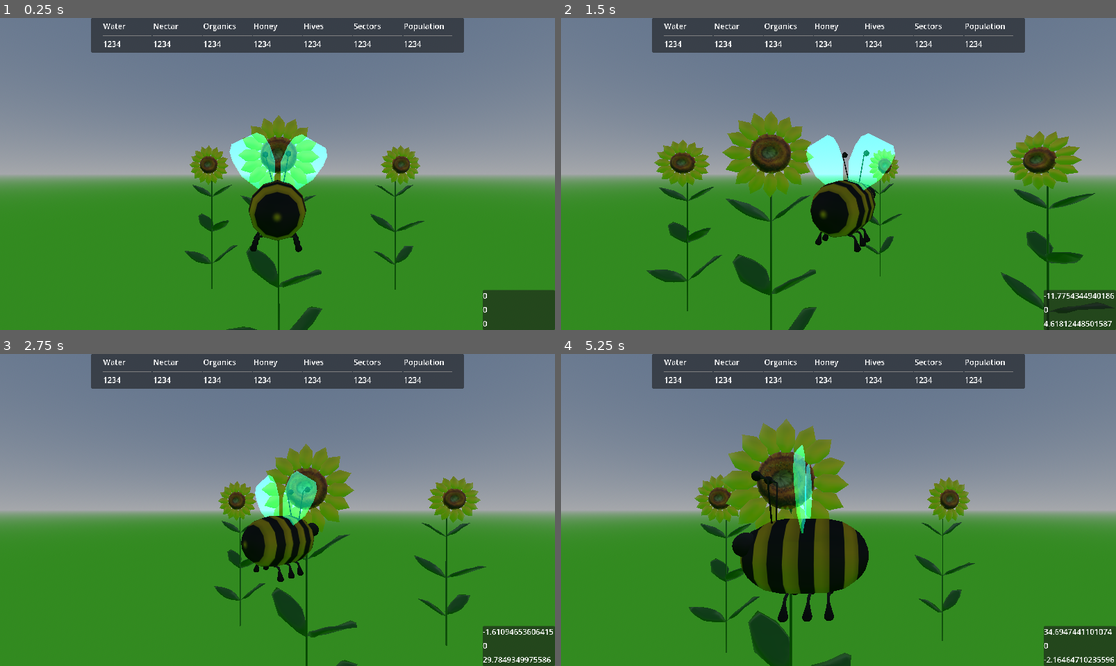
Above: before the commit, frames 1-4 (two rows, left to right).
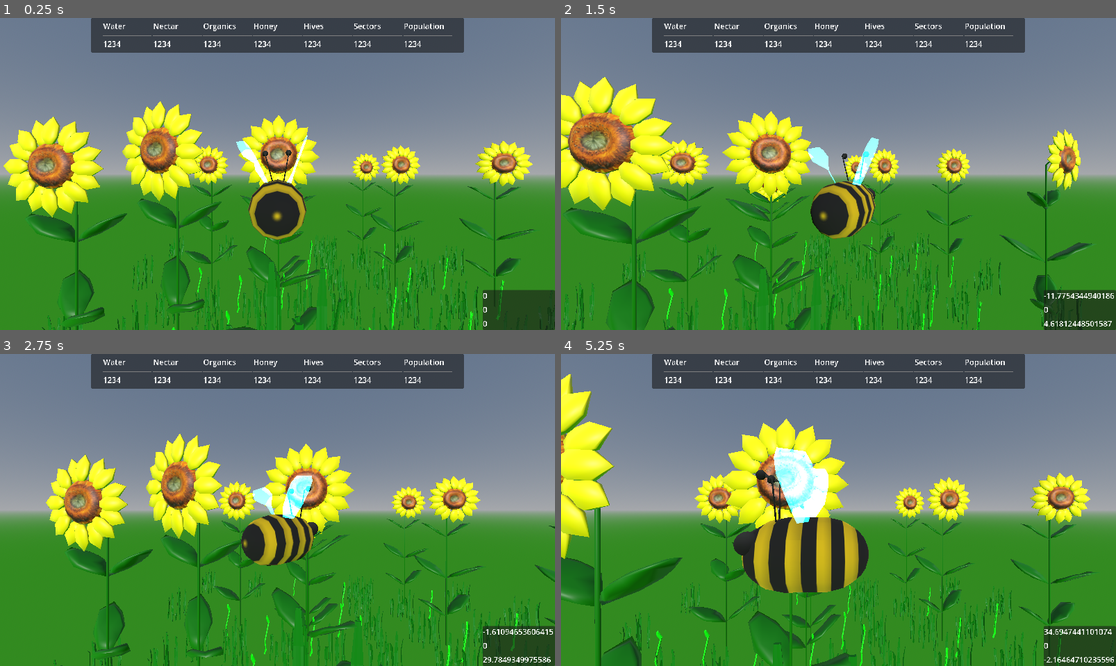
Above: after the commit, the same moments.

Repository: chocolandTV/bee-hiverimps
Game: Godot game, scene res://scenes/_game/game.tscn
Two runs of this game, one before a commit and one after it. Both use one fixed random seed, a clock stepped at 60 frames per second and the inputs below.
Inputs (mouse positions are in pixels of both pictures, inside the frame that each line leads up to):
- Up to frame 1 (0.25 s): no input
- Up to frame 2 (1.5 s): move the mouse to (866, 174) at 0.52 s; hold Right mouse button (right_click) 0.53-1.28 s; hold W (move_forward) from 0.53 s (still down); click (866, 174) at 0.67 s; move the mouse to (810, 174) at 1.27 s; right-click (810, 174) at 1.35 s
- Up to frame 3 (2.75 s): keep holding W (move_forward); move the mouse to (288, 503) at 2.02 s; hold Right mouse button (right_click) from 2.03 s (still down)
- Up to frame 4 (5.25 s): keep holding W (move_forward); move the mouse to (832, 516) at 2.77 s; release Right mouse button (right_click) at 2.78 s; right-click (832, 516) at 2.85 s; click (832, 516) at 2.92 s; move the mouse to (877, 513) at 3.52 s; hold Right mouse button (right_click) 3.53-4.28 s; move the mouse to (794, 506) at 4.27 s; right-click (794, 506) at 4.35 s; move the mouse to (844, 510) at 5.02 s; hold Right mouse button (right_click) from 5.03 s (still down); click (844, 510) at 5.17 s

The runs differ from the first frame. In frame 1, 21% of the frame differs, in the area x 0-100%, y 26-100%; in frame 2, 24%, in the area x 0-100%, y 18-100%; in frame 3, 19%; in frame 4, 23%.

Commit message:
grass,hive

Diff:
--- a/scenes/_game/game.tscn
+++ b/scenes/_game/game.tscn
@@ -1,10 +1,12 @@
-[gd_scene load_steps=7 format=3 uid="uid://10o7abboi48p"]
-
+[gd_scene load_steps=9 format=3 uid="uid://10o7abboi48p"]
+
+[ext_resource type="PackedScene" uid="uid://wbvmp7qbi0xw" path="res://scenes/objects/hive_01.tscn" id="1_1exdv"]
 [ext_resource type="PackedScene" uid="uid://djdnup6u2od52" path="res://scenes/objects/sunf_lower.tscn" id="1_08la1"]
+[ext_resource type="PackedScene" uid="uid://b3ksoestnon2y" path="res://scenes/objects/grass_02_bulk.tscn" id="1_8xcln"]
 [ext_resource type="PackedScene" uid="uid://bakjg7lmdboxx" path="res://scenes/characters/Bee_player.tscn" id="2_5dbd4"]
+[ext_resource type="PackedScene" uid="uid://ceaq50ybm5c31" path="res://scenes/objects/grass_01_solo.tscn" id="2_rmus4"]
+[ext_resource type="PackedScene" uid="uid://bpj8hrbmy3pji" path="res://scenes/objects/grass_03_big.tscn" id="3_5wb30"]
 [ext_resource type="PackedScene" uid="uid://cc7keg0pkgr2d" path="res://scenes/Game_Camera.tscn" id="3_qhusv"]
-[ext_resource type="PackedScene" uid="uid://dqnwjn7m2bolx" path="res://scenes/AI/makro_ai.tscn" id="4_xcci7"]
-[ext_resource type="PackedScene" uid="uid://b60euih65a4qy" path="res://scenes/AI/mikro_ai.tscn" id="5_0pq0v"]
 [ext_resource type="Environment" uid="uid://dqgx2xd3lwjpw" path="res://resources/enviroment.tres" id="7_63ppr"]
 
 [node name="Game_World" type="Node3D"]
@@ -13,13 +15,216 @@
 
 [node name="Wasp_Fraction" type="Node3D" parent="."]
 
-[node name="Wasp_Hive" type="Node3D" parent="."]
+[node name="Hives" type="Node3D" parent="."]
+
+[node name="hive" parent="Hives" instance=ExtResource("1_1exdv")]
+transform = Transform3D(56.075, 0, 0, 0, 56.075, 0, 0, 0, 56.075, 527.684, -7.53206, -667.103)
 
 [node name="Hornet_Fraction" type="Node3D" parent="."]
 
-[node name="Hornet_Hive" type="Node3D" parent="."]
-
 [node name="Enviroment" type="Node3D" parent="."]
+
+[node name="grass_02" parent="Enviroment" instance=ExtResource("1_8xcln")]
+
+[node name="Grass2" parent="Enviroment" instance=ExtResource("2_rmus4")]
+transform = Transform3D(1, 0, 0, 0, 1, 0, 0, 0, 1, 35.2931, 0, -36.6055)
+
+[node name="grass_03" parent="Enviroment" instance=ExtResource("1_8xcln")]
+transform = Transform3D(1, 0, 0, 0, 1, 0, 0, 0, 1, -72.7134, 0, 0)
+
+[node name="Grass3" parent="Enviroment" instance=ExtResource("2_rmus4")]
+transform = Transform3D(1, 0, 0, 0, 1, 0, 0, 0, 1, -37.4203, 0, -77.2205)
+
+[node name="grass_04" parent="Enviroment" instance=ExtResource("1_8xcln")]
+transform = Transform3D(1, 0, 0, 0, 1, 0, 0, 0, 1, -159.83, 0, 0)
+
+[node name="Grass4" parent="Enviroment" instance=ExtResource("2_rmus4")]
+transform = Transform3D(1, 0, 0, 0, 1, 0, 0, 0, 1, -124.537, 0, -42.881)
+
+[node name="grass_05" parent="Enviroment" instance=ExtResource("1_8xcln")]
+transform = Transform3D(1, 0, 0, 0, 1, 0, 0, 0, 1, -241.962, 0, 0)
+
+[node name="Grass5" parent="Enviroment" instance=ExtResource("2_rmus4")]
+transform = Transform3D(1, 0, 0, 0, 1, 0, 0, 0, 1, -191.672, 0, 40.2416)
+
+[node name="grass_06" parent="Enviroment" instance=ExtResource("1_8xcln")]
+transform = Transform3D(1, 0, 0, 0, 1, 0, 0, 0, 1, -463.975, 0, 19.5904)
+
+[node name="grass_27" parent="Enviroment" instance=ExtResource("1_8xcln")]
+transform = Transform3D(1, 0, 0, 0, 1, 0, 0, 0, 1, -463.975, 0, 140.998)
+
+[node name="grass_28" parent="Enviroment" instance=ExtResource("1_8xcln")]
+transform = Transform3D(1, 0, 0, 0, 1, 0, 0, 0, 1, -463.975, 0, 355.62)
+
+[node name="grass_29" parent="Enviroment" instance=ExtResource("1_8xcln")]
+transform = Transform3D(1, 0, 0, 0, 1, 0, 0, 0, 1, -394.916, 0, 444.19)
+
+[node name="grass_30" parent="Enviroment" instance=ExtResource("1_8xcln")]
+transform = Transform3D(1, 0, 0, 0, 1, 0, 0, 0, 1, -158.647, 0, 444.19)
+
+[node name="grass_31" parent="Enviroment" instance=ExtResource("1_8xcln")]
+transform = Transform3D(1, 0, 0, 0, 1, 0, 0, 0, 1, 164.153, 0, 444.19)
+
+[node name="grass_32" parent="Enviroment" instance=ExtResource("1_8xcln")]
+transform = Transform3D(1, 0, 0, 0, 1, 0, 0, 0, 1, 321.272, 0, 444.19)
+
+[node name="grass_33" parent="Enviroment" instance=ExtResource("1_8xcln")]
+transform = Transform3D(1, 0, 0, 0, 1, 0, 0, 0, 1, 321.272, 0, 286.643)
+
+[node name="grass_34" parent="Enviroment" instance=ExtResource("1_8xcln")]
+transform = Transform3D(1, 0, 0, 0, 1, 0, 0, 0, 1, 321.272, 0, 32.6591)
+
+[node name="grass_35" parent="Enviroment" instance=ExtResource("1_8xcln")]
+transform = Transform3D(1, 0, 0, 0, 1, 0, 0, 0, 1, 321.272, 0, 109.312)
+
+[node name="grass_36" parent="Enviroment" instance=ExtResource("1_8xcln")]
+transform = Transform3D(1, 0, 0, 0, 1, 0, 0, 0, 1, 218.642, 0, 109.312)
+
+[node name="grass_37" parent="Enviroment" instance=ExtResource("1_8xcln")]
+transform = Transform3D(1, 0, 0, 0, 1, 0, 0, 0, 1, 218.642, 0, -107.922)
+
+[node name="grass_38" parent="Enviroment" instance=ExtResource("1_8xcln")]
+transform = Transform3D(1, 0, 0, 0, 1, 0, 0, 0, 1, 61.5837, 0, -107.922)
+
+[node name="grass_39" parent="Enviroment" instance=ExtResource("1_8xcln")]
+transform = Transform3D(1, 0, 0, 0, 1, 0, 0, 0, 1, -59.5204, 0, -219.115)
+
+[node name="grass_40" parent="Enviroment" instance=ExtResource("1_8xcln")]
+transform = Transform3D(1, 0, 0, 0, 1, 0, 0, 0, 1, -476.226, 0, -142.7)
+
+[node name="grass_41" parent="Enviroment" instance=ExtResource("1_8xcln")]
+transform = Transform3D(1, 0, 0, 0, 1, 0, 0, 0, 1, -476.226, 0, -142.7)
+
+[node name="grass_42" parent="Enviroment" instance=ExtResource("1_8xcln")]
+transform = Transform3D(1, 0, 0, 0, 1, 0, 0, 0, 1, -388.507, 0, -142.7)
+
+[node name="grass_43" parent="Enviroment" instance=ExtResource("1_8xcln")]
+transform = Transform3D(1, 0, 0, 0, 1, 0, 0, 0, 1, -245.703, 0, -126.415)
+
+[node name="grass_44" parent="Enviroment" instance=ExtResource("1_8xcln")]
+transform = Transform3D(1, 0, 0, 0, 1, 0, 0, 0, 1, -96.787, 0, -126.415)
+
+[node name="grass_45" parent="Enviroment" instance=ExtResource("1_8xcln")]
+transform = Transform3D(1, 0, 0, 0, 1, 0, 0, 0, 1, -96.787, 0, -126.415)
+
+[node name="Grass6" parent="Enviroment" instance=ExtResource("2_rmus4")]
+transform = Transform3D(1, 0, 0, 0, 1, 0, 0, 0, 1, -290.239, 0, -54.134)
+
+[node name="grass_07" parent="Enviroment" instance=ExtResource("1_8xcln")]
+transform = Transform3D(1, 0, 0, 0, 1, 0, 0, 0, 1, -325.532, 0, 85.2507)
+
+[node name="Grass7" parent="Enviroment" instance=ExtResource("2_rmus4")]
+transform = Transform3D(1, 0, 0, 0, 1, 0, 0, 0, 1, -290.239, 0, 35.0041)
+
+[node name="grass_08" parent="Enviroment" instance=ExtResource("1_8xcln")]
+transform = Transform3D(1, 0, 0, 0, 1, 0, 0, 0, 1, -325.532, 0, 175.794)
+
+[node name="Grass8" parent="Enviroment" instance=ExtResource("2_rmus4")]
+transform = Transform3D(1, 0, 0, 0, 1, 0, 0, 0, 1, -393, 0, 175.794)
+
+[node name="grass_09" parent="Enviroment" instance=ExtResource("1_8xcln")]
+transform = Transform3D(1, 0, 0, 0, 1, 0, 0, 0, 1, -325.532, 0, 272.048)
+
+[node name="Grass9" parent="Enviroment" instance=ExtResource("2_rmus4")]
+transform = Transform3D(1, 0, 0, 0, 1, 0, 0, 0, 1, -373.88, 0, 272.048)
+
+[node name="grass_10" parent="Enviroment" instance=ExtResource("1_8xcln")]
+transform = Transform3D(1, 0, 0, 0, 1, 0, 0, 0, 1, 99.5899, 0, 92.9263)
+
+[node name="Grass10" parent="Enviroment" instance=ExtResource("2_rmus4")]
+transform = Transform3D(1, 0, 0, 0, 1, 0, 0, 0, 1, 134.883, 0, 62.2116)
+
+[node name="grass_11" parent="Enviroment" instance=ExtResource("1_8xcln")]
+transform = Transform3D(1, 0, 0, 0, 1, 0, 0, 0, 1, 26.8765, 0, 92.9263)
+
+[node name="Grass11" parent="Enviroment" instance=ExtResource("2_rmus4")]
+transform = Transform3D(1, 0, 0, 0, 1, 0, 0, 0, 1, 76.857, 0, 92.9263)
+
+[node name="grass_12" parent="Enviroment" instance=ExtResource("1_8xcln")]
+transform = Transform3D(1, 0, 0, 0, 1, 0, 0, 0, 1, -60.2401, 0, 92.9263)
+
+[node name="Grass12" parent="Enviroment" instance=ExtResource("2_rmus4")]
+transform = Transform3D(1, 0, 0, 0, 1, 0, 0, 0, 1, -24.9469, 0, 44.1221)
+
+[node name="grass_13" parent="Enviroment" instance=ExtResource("1_8xcln")]
+transform = Transform3D(1, 0, 0, 0, 1, 0, 0, 0, 1, -142.372, 0, 92.9263)
+
+[node name="Grass13" parent="Enviroment" instance=ExtResource("2_rmus4")]
+transform = Transform3D(1, 0, 0, 0, 1, 0, 0, 0, 1, -107.079, 0, 63.6106)
+
+[node name="grass_14" parent="Enviroment" instance=ExtResource("1_8xcln")]
+transform = Transform3D(1, 0, 0, 0, 1, 0, 0, 0, 1, -225.942, 0, 92.9263)
+
+[node name="Grass14" parent="Enviroment" instance=ExtResource("2_rmus4")]
+transform = Transform3D(1, 0, 0, 0, 1, 0, 0, 0, 1, -259.67, 0, 92.9263)
+
+[node name="grass_15" parent="Enviroment" instance=ExtResource("1_8xcln")]
+transform = Transform3D(1, 0, 0, 0, 1, 0, 0, 0, 1, -225.942, 0, 178.177)
+
+[node name="Grass15" parent="Enviroment" instance=ExtResource("2_rmus4")]
+transform = Transform3D(1, 0, 0, 0, 1, 0, 0, 0, 1, -190.649, 0, 153.242)
+
+[node name="grass_16" parent="Enviroment" instance=ExtResource("1_8xcln")]
+transform = Transform3D(1, 0, 0, 0, 1, 0, 0, 0, 1, -225.942, 0, 268.721)
+
+[node name="Grass16" parent="Enviroment" instance=ExtResource("2_rmus4")]
+transform = Transform3D(1, 0, 0, 0, 1, 0, 0, 0, 1, -261.682, 0, 225.65)
+
+[node name="grass_17" parent="Enviroment" instance=ExtResource("1_8xcln")]
+transform = Transform3D(1, 0, 0, 0, 1, 0, 0, 0, 1, -225.942, 0, 364.975)
+
+[node name="Grass17" parent="Enviroment" instance=ExtResource("2_rmus4")]
+transform = Transform3D(1, 0, 0, 0, 1, 0, 0, 0, 1, -282.695, 0, 364.975)
+
+[node name="grass_18" parent="Enviroment" instance=ExtResource("1_8xcln")]
+transform = Transform3D(1, 0, 0, 0, 1, 0, 0, 0, 1, 202.032, 0, 177.047)
+
+[node name="Grass18" parent="Enviroment" instance=ExtResource("2_rmus4")]
+transform = Transform3D(1, 0, 0, 0, 1, 0, 0, 0, 1, 237.326, 0, 224.594)
+
+[node name="grass_19" parent="Enviroment" instance=ExtResource("1_8xcln")]
+transform = Transform3D(1, 0, 0, 0, 1, 0, 0, 0, 1, 129.319, 0, 177.047)
+
+[node name="Grass19" parent="Enviroment" instance=ExtResource("2_rmus4")]
+transform = Transform3D(1, 0, 0, 0, 1, 0, 0, 0, 1, 164.612, 0, 222.18)
+
+[node name="grass_20" parent="Enviroment" instance=ExtResource("1_8xcln")]
+transform = Transform3D(1, 0, 0, 0, 1, 0, 0, 0, 1, 42.2024, 0, 177.047)
+
+[node name="Grass20" parent="Enviroment" instance=ExtResource("2_rmus4")]
+transform = Transform3D(1, 0, 0, 0, 1, 0, 0, 0, 1, 77.4955, 0, 191.358)
+
+[node name="grass_21" parent="Enviroment" instance=ExtResource("1_8xcln")]
+transform = Transform3D(1, 0, 0, 0, 1, 0, 0, 0, 1, -39.9294, 0, 177.047)
+
+[node name="Grass21" parent="Enviroment" instance=ExtResource("2_rmus4")]
+transform = Transform3D(1, 0, 0, 0, 1, 0, 0, 0, 1, -4.63634, 0, 199.052)
+
+[node name="grass_22" parent="Enviroment" instance=ExtResource("1_8xcln")]
+transform = Transform3D(1, 0, 0, 0, 1, 0, 0, 0, 1, -123.5, 0, 177.047)
+
+[node name="Grass22" parent="Enviroment" instance=ExtResource("2_rmus4")]
+transform = Transform3D(1, 0, 0, 0, 1, 0, 0, 0, 1, -88.2067, 0, 218.06)
+
+[node name="grass_23" parent="Enviroment" instance=ExtResource("1_8xcln")]
+transform = Transform3D(1, 0, 0, 0, 1, 0, 0, 0, 1, -123.5, 0, 262.298)
+
+[node name="Grass23" parent="Enviroment" instance=ExtResource("2_rmus4")]
+transform = Transform3D(1, 0, 0, 0, 1, 0, 0, 0, 1, -60.7392, 0, 262.298)
+
+[node name="grass_24" parent="Enviroment" instance=ExtResource("1_8xcln")]
+transform = Transform3D(1, 0, 0, 0, 1, 0, 0, 0, 1, -123.5, 0, 352.842)
+
+[node name="Grass24" parent="Enviroment" instance=ExtResource("2_rmus4")]
+transform = Transform3D(1, 0, 0, 0, 1, 0, 0, 0, 1, -88.2067, 0, 392.183)
+
+[node name="grass_25" parent="Enviroment" instance=ExtResource("1_8xcln")]
+transform = Transform3D(1, 0, 0, 0, 1, 0, 0, 0, 1, -123.5, 0, 449.096)
+
+[node name="Grass25" parent="Enviroment" instance=ExtResource("2_rmus4")]
+transform = Transform3D(1, 0, 0, 0, 1, 0, 0, 0, 1, 46.3282, 0, 449.096)
+
+[node name="grass_26" parent="Enviroment" instance=ExtResource("3_5wb30")]
 
 [node name="Flowers" type="Node3D" parent="."]
 
@@ -33,7 +238,25 @@
 transform = Transform3D(-4.37114e-08, 0, 1, 0, 1, 0, -1, 0, -4.37114e-08, -264.546, 0, 269.355)
 
 [node name="sunfLower4" parent="Flowers" instance=ExtResource("1_08la1")]
-transform = Transform3D(1, 0, 0, 0, 1, 0, 0, 0, 1, -390.307, 0, 0)
+transform = Transform3D(-0.0416315, 0, 0.999133, 0, 1, 0, -0.999133, 0, -0.0416315, -390.307, 0, 0)
+
+[node name="sunfLower5" parent="Flowers" instance=ExtResource("1_08la1")]
+transform = Transform3D(-4.37114e-08, 0, 1, 0, 1, 0, -1, 0, -4.37114e-08, 0, -43.1134, 314.302)
+
+[node name="sunfLower6" parent="Flowers" instance=ExtResource("1_08la1")]
+transform = Transform3D(0.258819, 0, 0.965926, 0, 1, 0, -0.965926, 0, 0.258819, 96.7734, 0, 0)
+
+[node name="sunfLower7" parent="Flowers" instance=ExtResource("1_08la1")]
+transform = Transform3D(-4.37114e-08, 0, 1, 0, 1, 0, -1, 0, -4.37114e-08, 193.471, -13.2753, 0)
+
+[node name="sunfLower8" parent="Flowers" instance=ExtResource("1_08la1")]
+transform = Transform3D(-5.96046e-08, 0, 1, 0, 1, 0, -1, 0, -5.96046e-08, 0, 0, 187.49)
+
+[node name="sunfLower9" parent="Flowers" instance=ExtResource("1_08la1")]
+transform = Transform3D(0.258819, 0, 0.965926, 0, 1, 0, -0.965926, 0, 0.258819, -427, 0, 211)
+
+[node name="sunfLower10" parent="Flowers" instance=ExtResource("1_08la1")]
+transform = Transform3D(-0.046967, 0, 0.998896, 0, 1, 0, -0.998896, 0, -0.046967, -259.598, 0, 433.991)
 
 [node name="Player" parent="." node_paths=PackedStringArray("camera") instance=ExtResource("2_5dbd4")]
 transform = Transform3D(1, 0, 0, -3.55271e-15, 1, 0, 7.10543e-15, 0, 1, -3.72529e-09, 258.871, -183.212)
@@ -42,12 +265,12 @@
 
 [node name="Camera3D" parent="." node_paths=PackedStringArray("player") instance=ExtResource("3_qhusv")]
 transform = Transform3D(-1, 1.77636e-15, -8.74228e-08, -2.26267e-08, 0.965926, 0.258819, 8.44439e-08, 0.258819, -0.965926, -0.06, 263.691, -192.965)
+current = true
 player = NodePath("../Player")
 target_distance = 8.92
 
-[node name="Makro_AI" parent="." instance=ExtResource("4_xcci7")]
-
-[node name="Mikro_AI" parent="." instance=ExtResource("5_0pq0v")]
-
 [node name="WorldEnvironment" type="WorldEnvironment" parent="."]
 environment = ExtResource("7_63ppr")
+
+[node name="DirectionalLight3D" type="DirectionalLight3D" parent="."]
+transform = Transform3D(1, 0, 0, 0, -0.965926, 0.258819, 0, -0.258819, -0.965926, 0, 449.53, 0)
--- a/scenes/characters/Bee_player.tscn
+++ b/scenes/characters/Bee_player.tscn
@@ -58,7 +58,12 @@
 
 [node name="Skeleton3D" parent="mainBee/Armature" index="0"]
 bones/11/position = Vector3(0.507713, 2.11793, 0.98719)
+bones/11/rotation = Quaternion(6.87907e-08, 0.60639, 0.709247, -0.359528)
 bones/15/position = Vector3(-0.50341, 2.11793, 1.02283)
+bones/15/rotation = Quaternion(8.24585e-09, 0.614555, 0.709247, 0.345385)
+
+[node name="AnimationPlayer" parent="mainBee" index="1"]
+autoplay = "flying"
 
 [node name="AnimationPlayer" type="AnimationPlayer" parent="."]
 libraries = {
--- /dev/null
+++ b/scenes/objects/grass_01_solo.tscn
@@ -0,0 +1,5 @@
+[gd_scene load_steps=2 format=3 uid="uid://ceaq50ybm5c31"]
+
+[ext_resource type="PackedScene" uid="uid://bh7pduqtmuvbd" path="res://assets/models/Grass.glb" id="1_mvqf5"]
+
+[node name="Grass2" instance=ExtResource("1_mvqf5")]
--- /dev/null
+++ b/scenes/objects/grass_02_bulk.tscn
@@ -0,0 +1,5 @@
+[gd_scene load_steps=2 format=3 uid="uid://b3ksoestnon2y"]
+
+[ext_resource type="PackedScene" uid="uid://be4lj8i4fcp4m" path="res://assets/models/grass_02.glb" id="1_7sq0d"]
+
+[node name="grass_02" instance=ExtResource("1_7sq0d")]
--- /dev/null
+++ b/scenes/objects/grass_03_big.tscn
@@ -0,0 +1,8 @@
+[gd_scene load_steps=2 format=3 uid="uid://bpj8hrbmy3pji"]
+
+[ext_resource type="PackedScene" uid="uid://be4lj8i4fcp4m" path="res://assets/models/grass_02.glb" id="1_ibjbq"]
+
+[node name="grass_02" instance=ExtResource("1_ibjbq")]
+
+[node name="grass" parent="." index="0"]
+transform = Transform3D(2.5, 0, 0, 0, 2.5, 0, 0, 0, 2.5, 0, -1.52588e-05, 0)
--- /dev/null
+++ b/scenes/objects/hive_01.tscn
@@ -0,0 +1,5 @@
+[gd_scene load_steps=2 format=3 uid="uid://wbvmp7qbi0xw"]
+
+[ext_resource type="PackedScene" uid="uid://bga4kjutk7mxg" path="res://assets/models/hive.glb" id="1_jc3br"]
+
+[node name="hive" instance=ExtResource("1_jc3br")]
Binary file added: assets/models/Hive_text.png
Not shown, added: assets/models/Hive_text.png.import
Binary file added: assets/models/Hive_text_normal.png
Not shown, added: assets/models/Hive_text_normal.png.import
Binary file added: assets/models/grass_02.glb
Not shown, added: assets/models/grass_02.glb.import
Binary file added: assets/models/hive.glb
Not shown, added: assets/models/hive.glb.import
Binary file added: assets/models/hive_Hive_text.png
Not shown, added: assets/models/hive_Hive_text.png.import
